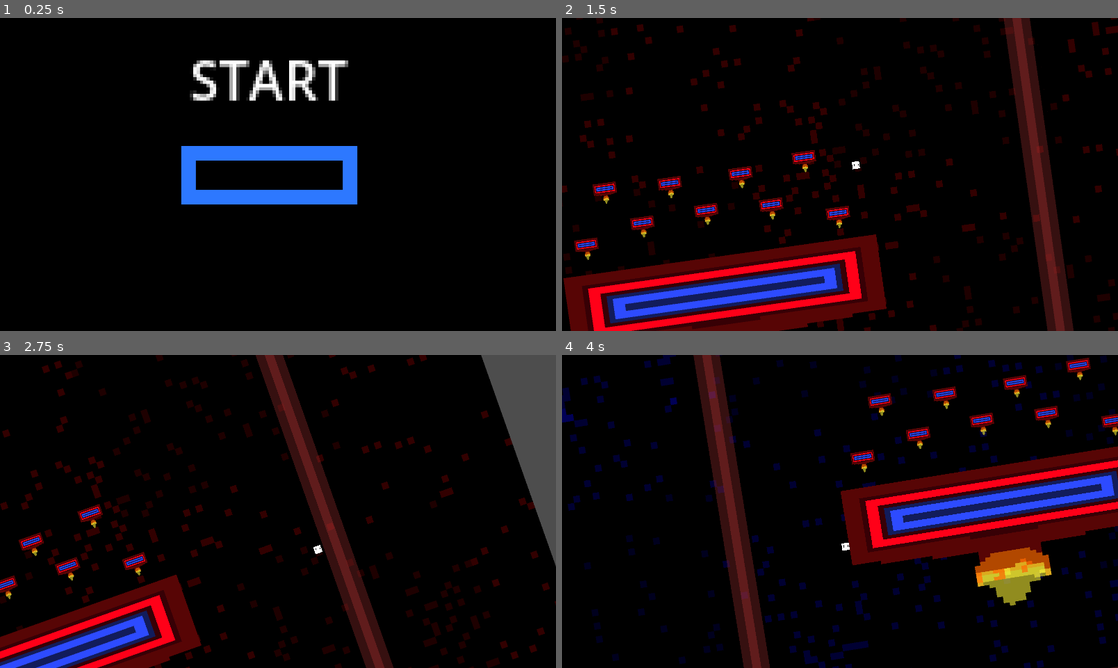
Above: before the commit, frames 1-4 (two rows, left to right).
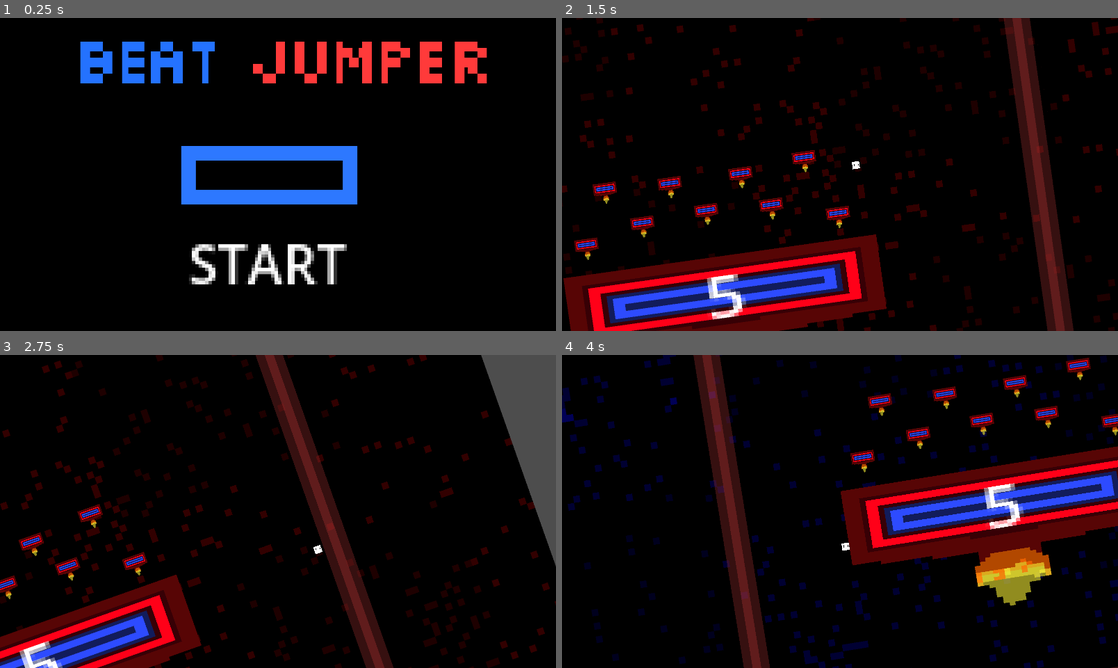
Above: after the commit, the same moments.

Repository: FireEntity1/rythm-2d-platformer
Game: Godot game, scene res://Scenes/Title.tscn
Same seed, same stepped clock (60 frames per second), same inputs: the game is played once before the commit and once after it.
Inputs (mouse positions are in pixels of both pictures, inside the frame that each line leads up to):
- Up to frame 1 (0.25 s): no input
- Up to frame 2 (1.5 s): click (828, 187) at 0.5 s; tap Enter (ui_accept) at 1.25 s; hold Right (ui_right) from 1.28 s (still down)
- Up to frame 3 (2.75 s): keep holding Right (ui_right); tap Enter (ui_accept) at 1.52, 2.27 s
- Up to frame 4 (4 s): release Right (ui_right) at 2.78 s; hold Left (ui_left) 2.78-3.53 s; hold Right (ui_right) from 3.53 s (still down); tap Enter (ui_accept) at 3.77 s

The runs differ from the first frame. In frame 1, 7.7% of the frame differs, in the area x 14-88%, y 7-86%; in frame 2, 0.5%; in frame 3, 0.3%; in frame 4, 0.5%.

Commit message:
Health system/game ending/better title

Diff:
--- a/Scenes/Main.tscn
+++ b/Scenes/Main.tscn
@@ -588,7 +588,7 @@
 }]
 
 [sub_resource type="RectangleShape2D" id="RectangleShape2D_xdedj"]
-size = Vector2(19.6464, 125.721)
+size = Vector2(24.3273, 125.721)
 
 [sub_resource type="RectangleShape2D" id="RectangleShape2D_f16qf"]
 size = Vector2(20, 72.4827)
@@ -677,6 +677,18 @@
 scale = Vector2(1.01454, 1.01454)
 script = ExtResource("4_80kjv")
 
+[node name="CanvasLayer" type="CanvasLayer" parent="Player"]
+follow_viewport_enabled = true
+
+[node name="HealthBar" type="Label" parent="Player/CanvasLayer"]
+top_level = true
+offset_left = 541.0
+offset_top = 826.0
+offset_right = 551.0
+offset_bottom = 853.0
+scale = Vector2(21.8563, 17.2068)
+text = "5"
+
 [node name="PlayerSprite" type="Sprite2D" parent="Player"]
 position = Vector2(-8.21732, -8.33808)
 scale = Vector2(2.34205, 2.34205)
@@ -686,15 +698,6 @@
 position = Vector2(-8.21732, -6.83808)
 scale = Vector2(0.561996, 0.561996)
 shape = SubResource("RectangleShape2D_k1bd4")
-
-[node name="HealthLabel" type="Label" parent="Player"]
-visible = false
-offset_left = -2220.33
-offset_top = -1158.61
-offset_right = -2180.33
-offset_bottom = -1118.61
-scale = Vector2(30.7931, 25.5807)
-text = "5"
 
 [node name="PlayerCam" type="Camera2D" parent="Player"]
 position = Vector2(-32.937, -114.31)
@@ -726,7 +729,7 @@
 collision_layer = 2
 
 [node name="LaserCol" type="CollisionShape2D" parent="Obstacles/Laser/Laser"]
-position = Vector2(0.590622, 20.1497)
+position = Vector2(-1.74982, 20.1497)
 shape = SubResource("RectangleShape2D_xdedj")
 
 [node name="LaserB" type="AnimatedSprite2D" parent="Obstacles"]
--- a/Scenes/Title.tscn
+++ b/Scenes/Title.tscn
@@ -1,10 +1,11 @@
-[gd_scene load_steps=6 format=3 uid="uid://bppmvgj0gpieu"]
+[gd_scene load_steps=7 format=3 uid="uid://bppmvgj0gpieu"]
 
 [ext_resource type="Texture2D" uid="uid://cg1yo87gdb2ek" path="res://Sprites/Startbutton2.png" id="1_bk6sy"]
-[ext_resource type="Script" path="res://Scenes/startButton.gd" id="1_en2ac"]
+[ext_resource type="Script" path="res://Scripts/startButton.gd" id="1_en2ac"]
 [ext_resource type="Texture2D" uid="uid://cu2jiisuwepe" path="res://Sprites/Background.png" id="1_upudu"]
 [ext_resource type="Texture2D" uid="uid://b8kolcgy6wp5t" path="res://Sprites/Startbutton3.png" id="2_2fu2p"]
 [ext_resource type="Texture2D" uid="uid://de0bsm33txtxg" path="res://Sprites/Startbutton1.png" id="3_e0iyi"]
+[ext_resource type="Texture2D" uid="uid://cw5vl4tc3bele" path="res://Sprites/title.png" id="6_wf5sh"]
 
 [node name="Node2D" type="Node2D"]
 
@@ -25,12 +26,17 @@
 script = ExtResource("1_en2ac")
 
 [node name="RichTextLabel" type="RichTextLabel" parent="."]
-offset_left = 656.0
-offset_top = 78.0
-offset_right = 716.0
-offset_bottom = 108.0
+offset_left = 652.0
+offset_top = 712.0
+offset_right = 712.0
+offset_bottom = 742.0
 scale = Vector2(11.3892, 11.4953)
 text = "START"
 fit_content = true
 
+[node name="Sprite2D2" type="Sprite2D" parent="."]
+position = Vector2(985, 159)
+scale = Vector2(11.0549, 11.0549)
+texture = ExtResource("6_wf5sh")
+
 [connection signal="button_up" from="TextureButton" to="TextureButton" method="_on_button_up"]
--- /dev/null
+++ b/Scenes/gameOver.tscn
@@ -0,0 +1,36 @@
+[gd_scene load_steps=7 format=3 uid="uid://cop0ytlgxsj1w"]
+
+[ext_resource type="Texture2D" uid="uid://cu2jiisuwepe" path="res://Sprites/Background.png" id="1_5opng"]
+[ext_resource type="Texture2D" uid="uid://cg1yo87gdb2ek" path="res://Sprites/Startbutton2.png" id="2_8cra6"]
+[ext_resource type="Texture2D" uid="uid://b8kolcgy6wp5t" path="res://Sprites/Startbutton3.png" id="3_lrfmt"]
+[ext_resource type="Texture2D" uid="uid://de0bsm33txtxg" path="res://Sprites/Startbutton1.png" id="4_xx0k3"]
+[ext_resource type="Script" path="res://Scripts/GameOver.gd" id="5_elan8"]
+[ext_resource type="Texture2D" uid="uid://5k1onbxgwf2x" path="res://Sprites/healthLost.png" id="6_ipinj"]
+
+[node name="GameOver" type="Node2D"]
+
+[node name="BG" type="Sprite2D" parent="."]
+modulate = Color(0.745098, 1, 0.803922, 1)
+self_modulate = Color(0, 1, 0.827, 1)
+position = Vector2(959.5, 554)
+scale = Vector2(12.1938, 12.8)
+texture = ExtResource("1_5opng")
+
+[node name="TextureButton" type="TextureButton" parent="."]
+offset_left = 543.0
+offset_top = 446.0
+offset_right = 607.0
+offset_bottom = 478.0
+scale = Vector2(12.9499, 12.1172)
+texture_normal = ExtResource("2_8cra6")
+texture_pressed = ExtResource("3_lrfmt")
+texture_hover = ExtResource("4_xx0k3")
+stretch_mode = 4
+script = ExtResource("5_elan8")
+
+[node name="Sprite2D" type="Sprite2D" parent="."]
+position = Vector2(959, 212)
+scale = Vector2(12.3554, 8.59827)
+texture = ExtResource("6_ipinj")
+
+[connection signal="button_up" from="TextureButton" to="TextureButton" method="_on_button_up"]
--- /dev/null
+++ b/Scripts/GameOver.gd
@@ -0,0 +1,15 @@
+extends TextureButton
+
+
+# Called when the node enters the scene tree for the first time.
+func _ready():
+	pass # Replace with function body.
+
+
+# Called every frame. 'delta' is the elapsed time since the previous frame.
+func _process(delta):
+	pass
+
+
+func _on_button_up():
+	get_tree().change_scene_to_file("res://Scenes/Title.tscn")
--- a/Scripts/Player.gd
+++ b/Scripts/Player.gd
@@ -57,7 +57,10 @@
 		self.position.y = 721
 		self.position.x = 0
 
-	$HealthLabel.text = str(health)
+	if health == 0:
+		get_tree().change_scene_to_file("res://Scenes/gameOver.tscn")
+
+	$CanvasLayer/HealthBar.text = str(health)
 	print(health)
 
 	move_and_slide()
Renamed: Scenes/startButton.gd -> Scripts/startButton.gd
Binary file added: Sprites/healthLost.png
Not shown, added: Sprites/healthLost.png.import
Binary file added: Sprites/title.png
Not shown, added: Sprites/title.png.import
